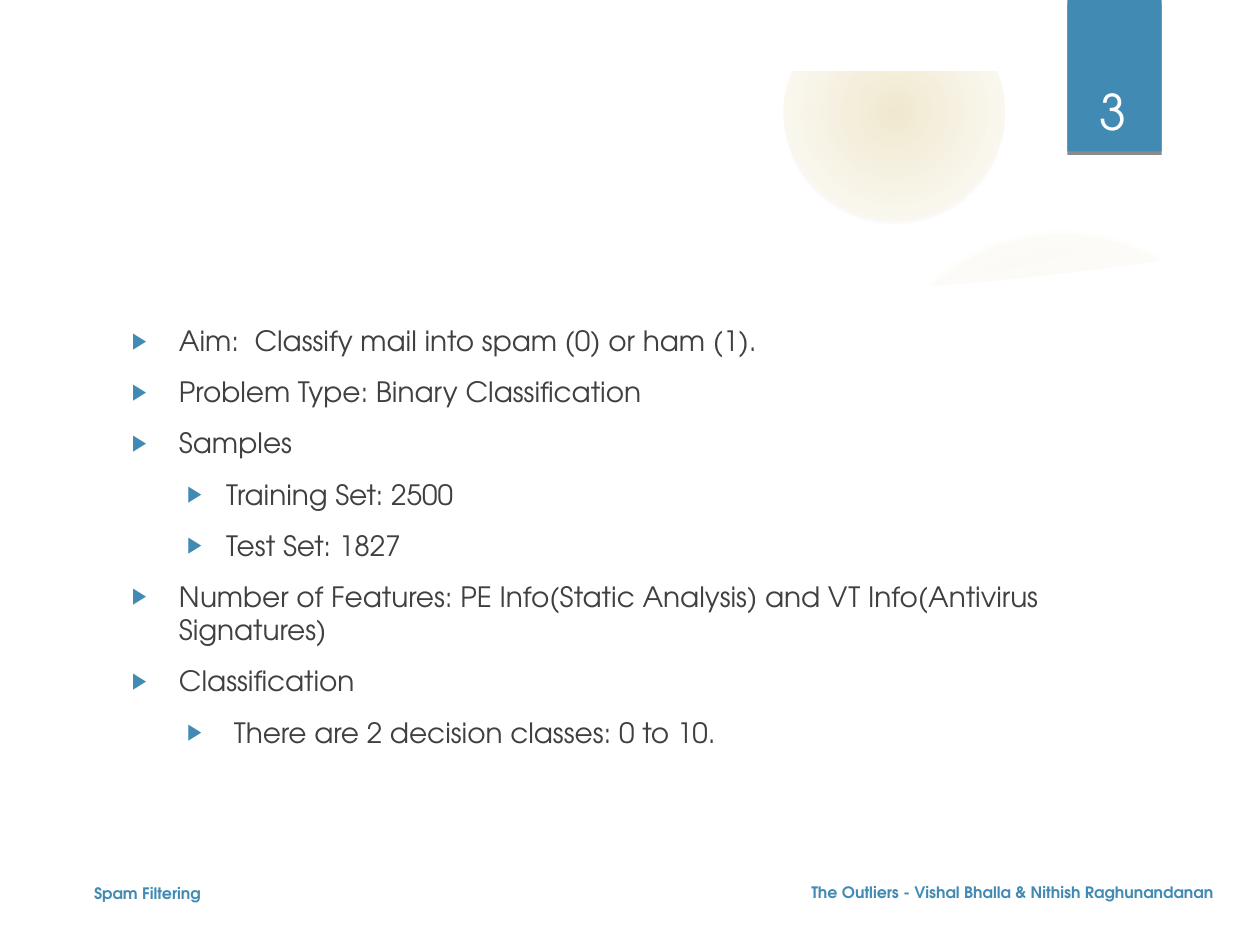
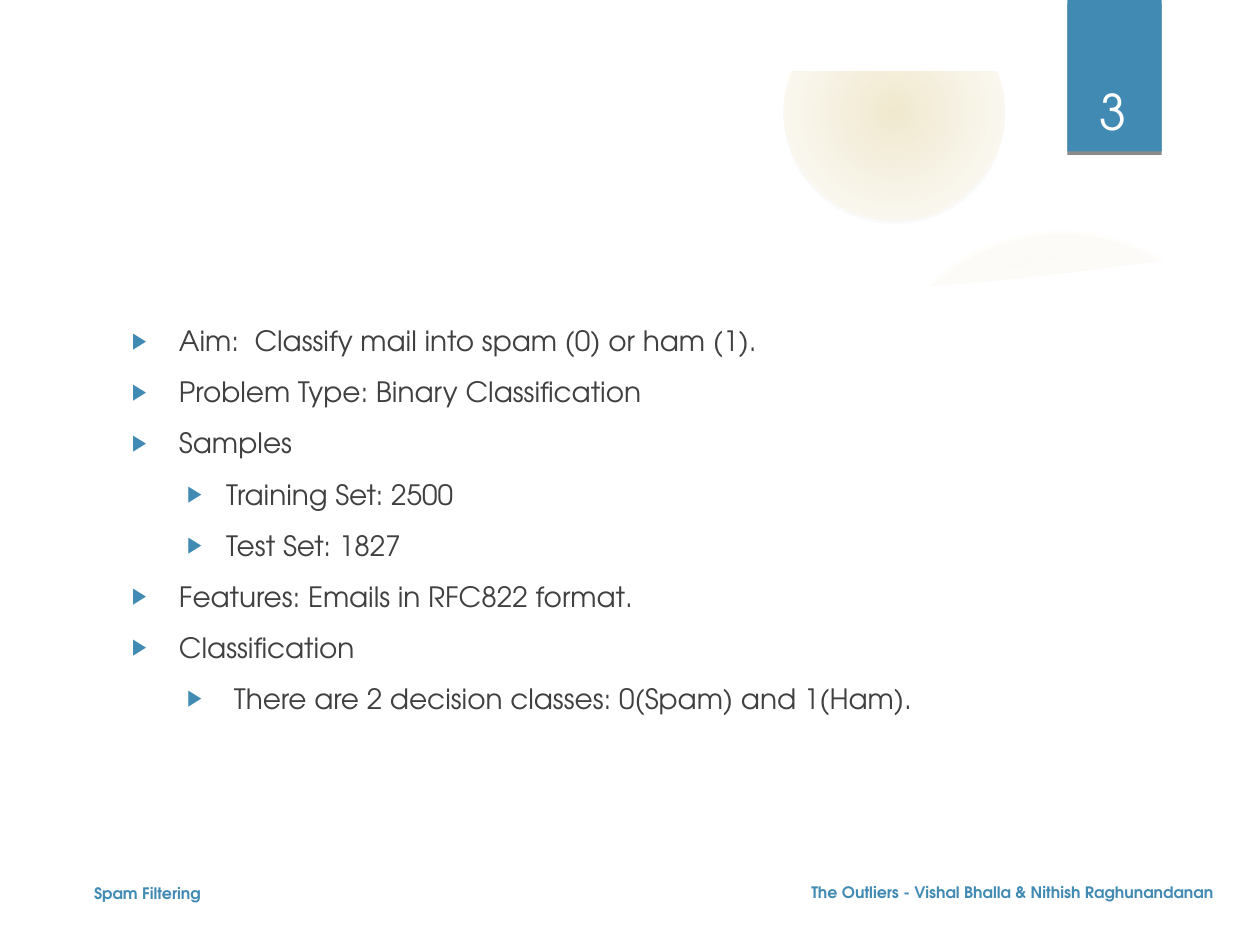
Before and after one commit to nehgu/Anomaly-Detection, a slide deck: slide 3 of Challenges/Spam Filtering Challenge 4/Ppt - Spam Filtering Challenge-4.odp. Drawn at 1260x945 pixels with LibreOffice and Linux fonts; fonts in the diff are those of the drawing; background and template pictures are left out. Boxes give left, top, right and bottom in pixels: in the first picture for what was removed or moved away, otherwise in the second. Text is boxed around its words. In the diff, an @@ line names an element or a change of style, - is before the commit and + after.

```diff
--- a/Challenges/Spam Filtering Challenge 4/Ppt - Spam Filtering Challenge-4.odp
+++ b/Challenges/Spam Filtering Challenge 4/Ppt - Spam Filtering Challenge-4.odp
@@ text at box(179, 586, 633, 608): text changed @@
-▶ Number of Features: PE Info(Static Analysis) and VT Info(Antivirus Signatures)
+▶ Features: Emails in RFC822 format.
@@ text at box(234, 688, 912, 715): text changed @@
-  ▶ There are 2 decision classes: 0 to 10.
+  ▶ There are 2 decision classes: 0(Spam) and 1(Ham).
```
Also in this commit, not shown: 1 other file.
